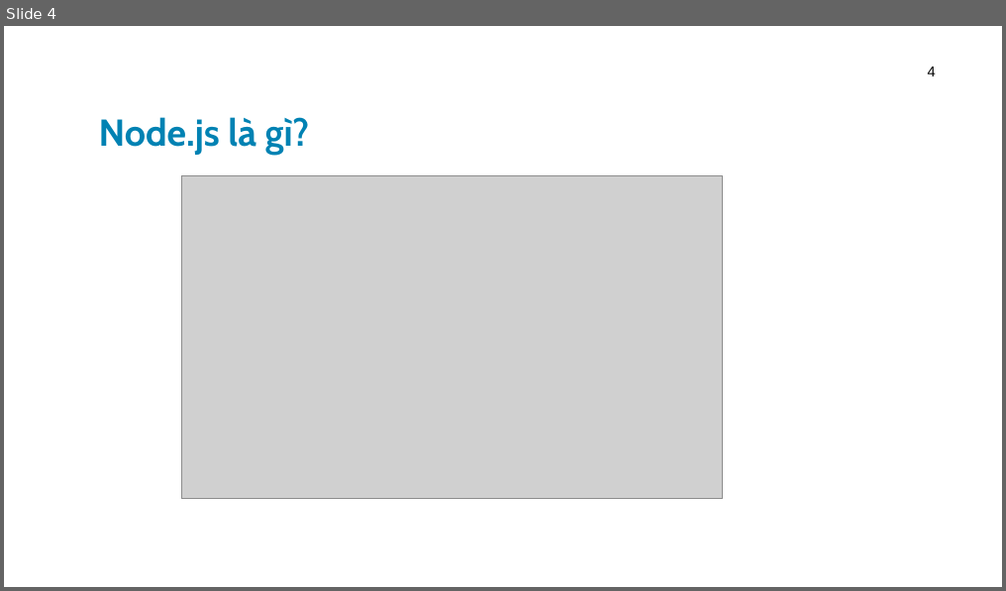
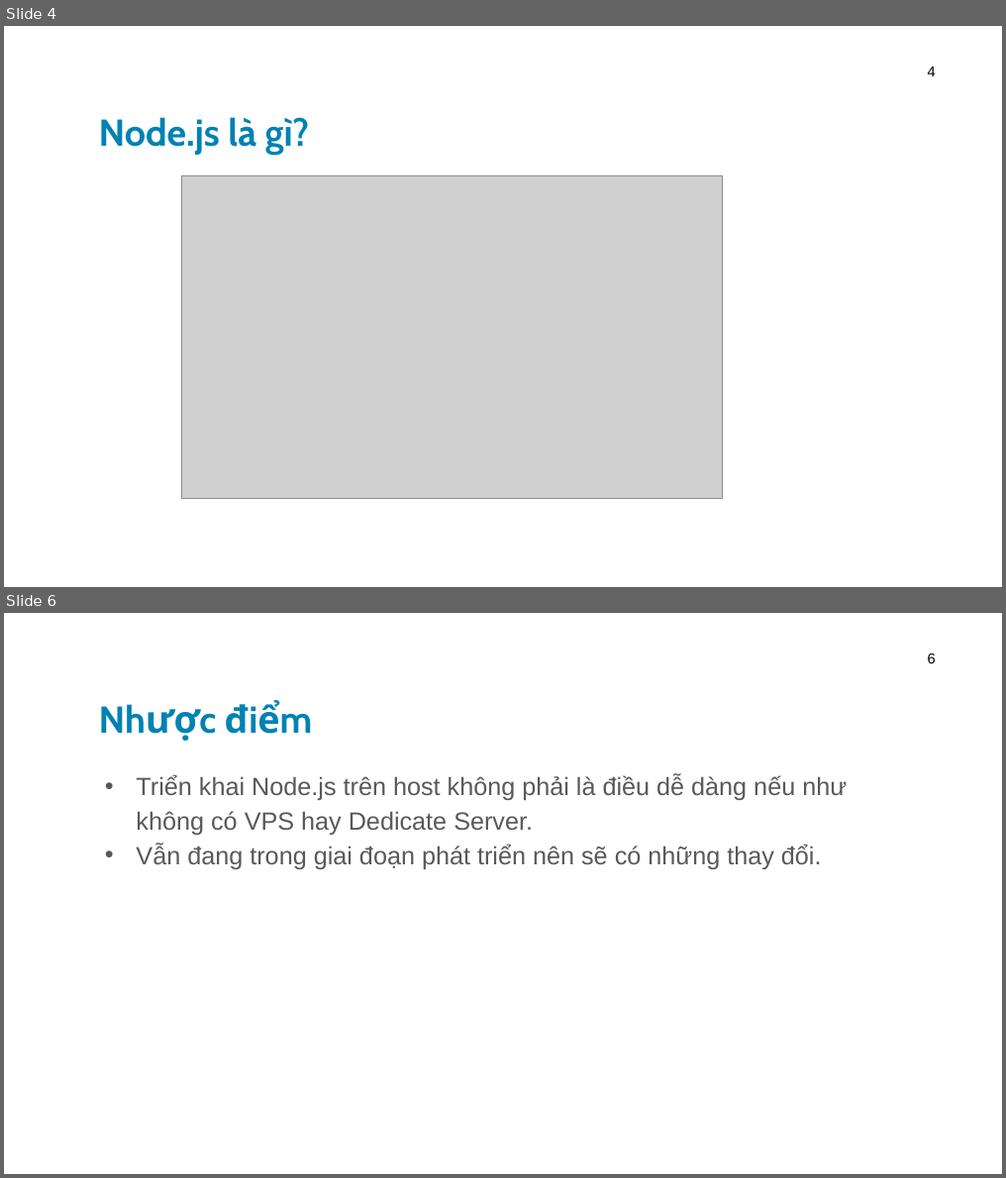
Before and after one commit to leqnam/Simple-Blog-NodeJs-MySQL-Heroku, a slide deck: powerpoint/ppt.pptx. Shown one above the other, each under a label of ours: slide 4 before the commit, slides 4 and 6 after it; the slides between them are not shown. The pictures are 1006x591 and 1006x1178 pixels, drawn with LibreOffice and Linux fonts; fonts in the diff are those of the drawing; grey boxes stand for pictures; background and template pictures are left out. Boxes give left, top, right and bottom in pixels: in the first picture for what was removed or moved away, otherwise in the second. Text is boxed around its words. In the diff, an @@ line names an element or a change of style, - is before the commit and + after.

```diff
--- a/powerpoint/ppt.pptx
+++ b/powerpoint/ppt.pptx
@@ slide 6 added at (4,613,1002,1174), background picture (left out) @@
@@ title added at (91,657,802,744), 36 pt, text #0082B3, bold @@
+Nhược điểm
@@ page number added at (928,653,936,663), 14 pt, text #000000 @@
+6
@@ text added at (136,775,846,869), 24 pt, text #595959 @@
+• Triển khai Node.js trên host không phải là điều dễ dàng nếu như không có VPS hay Dedicate Server.
+• Vẫn đang trong giai đoạn phát triển nên sẽ có những thay đổi.
```
Also in this commit, not shown: 5 slides changed, 1 other slide added.
